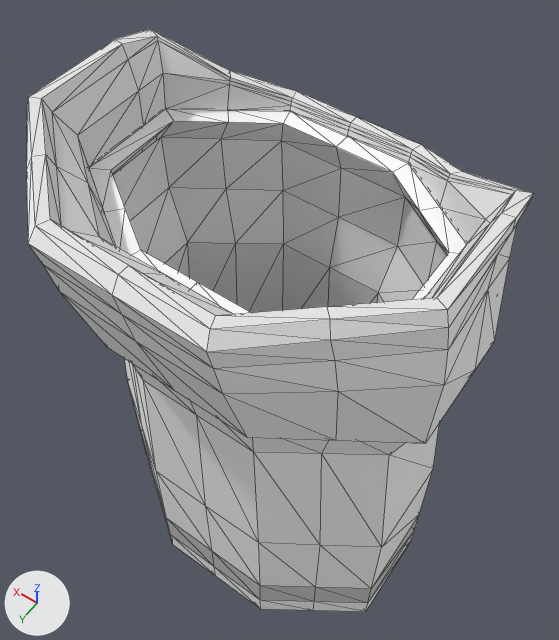
Before and after pictures for a commit that changed the OBJ model Models/person_female_robe.obj.
Rendered twice from a 50 mm camera at (-0.336, 0.458, 1.246) aimed at (0.021, -0.042, 0.46). Lighting does not change. The marker at lower left points along +X, +Y and +Z. The older version comes first. Mesh edges are drawn as thin lines. Where no turn or scale is listed for an object, it has been applied to the vertices.

Names of what the first picture shows: 'person_female_robe'.
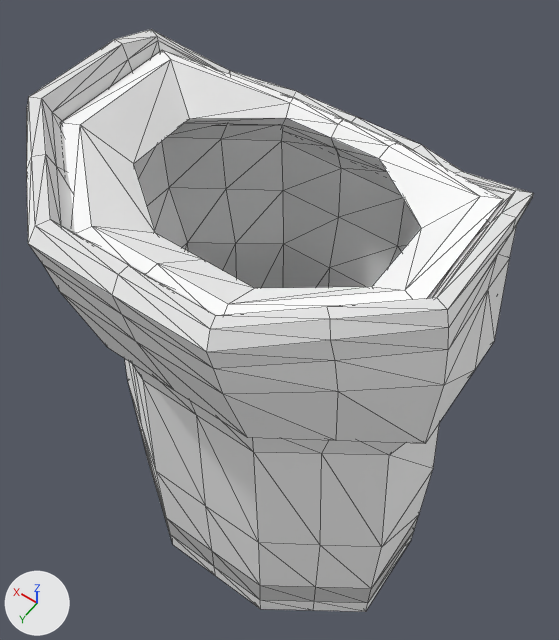
Pixel boxes (x1, y1, x2, y2) of what changed, in the pictures (559 x 640 px):
part 1 of me_person_female_robe, added: after (61, 50, 503, 315)

Patch to the scene script:
```diff
--- a/Models/person_female_robe.obj.py
+++ b/Models/person_female_robe.obj.py
@@ me_person_female_robe @@
 # used by ob_person_female_robe; location = (0.0, 0.0, 0.0)
-me_person_female_robe.from_pydata(...)  # 384 vertices, 768 faces; spans x -0.241..0.241, y -0.17..0.215, z 0.03..0.79
+me_person_female_robe.from_pydata(...)  # 464 vertices, 928 faces; spans x -0.241..0.241, y -0.17..0.215, z 0.03..0.79
+# me_person_female_robe part 1: a new loose piece of 80 vertices spanning x -0.217..0.217, y -0.137..0.182, z 0.68..0.765, in mat_stuff_plain (white #ffffff)
 me_person_female_robe.materials.append(mat_stuff_plain)
```
